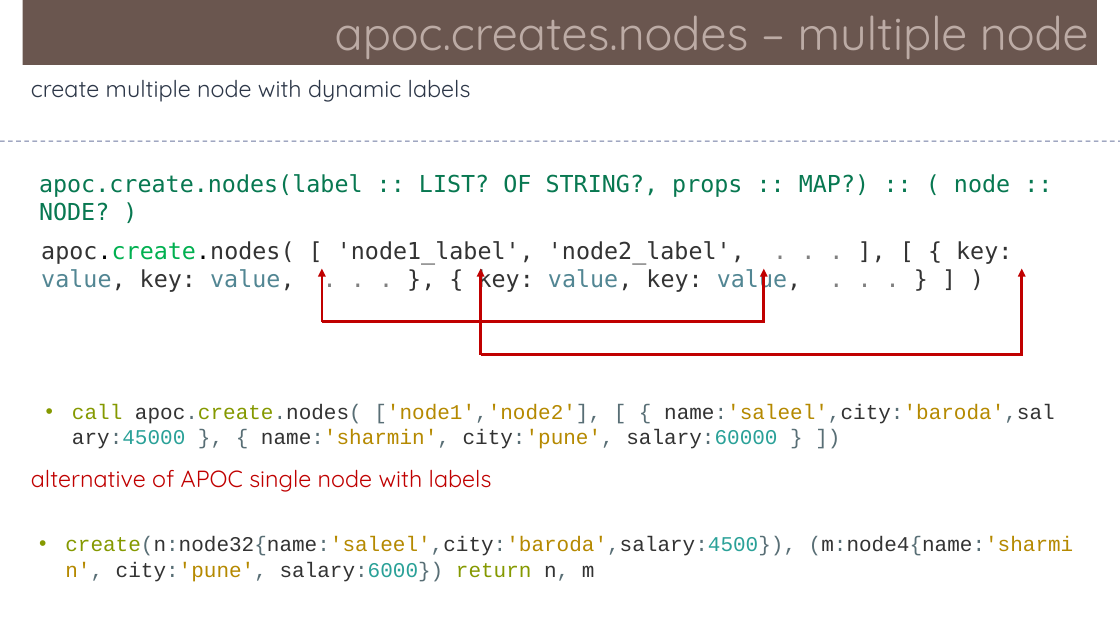
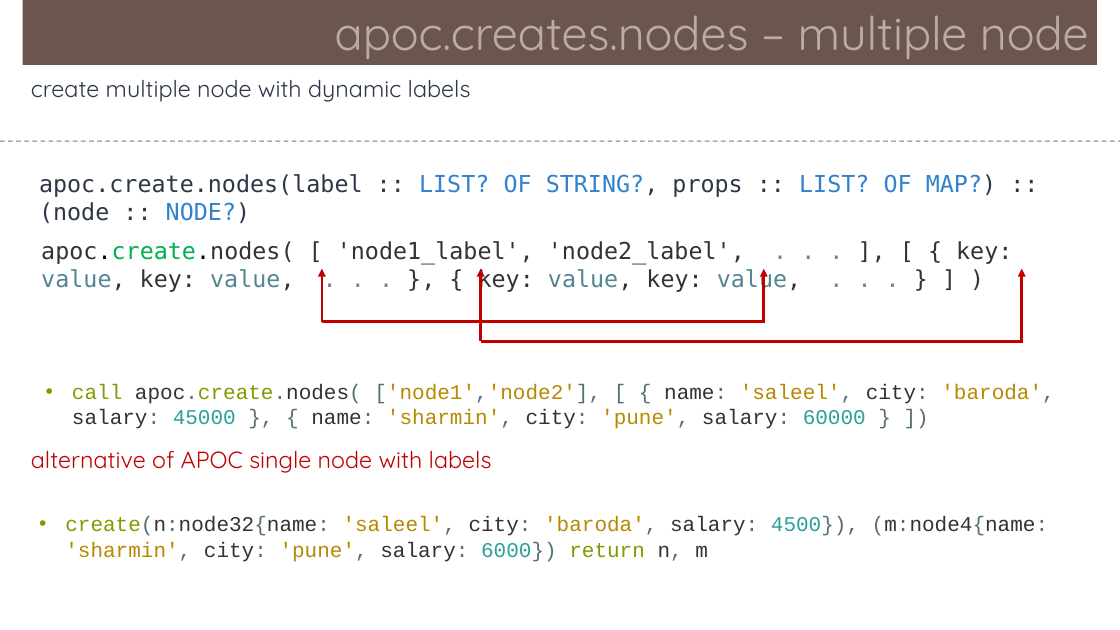
Before and after one commit to Saleel-Bagde/PPT-s, a slide deck: slide 35 of Neo4j.pptx (slide 34 before the commit). Drawn at 1120x630 pixels with LibreOffice and Linux fonts; fonts in the diff are those of the drawing. Boxes give left, top, right and bottom in pixels: in the first picture for what was removed or moved away, otherwise in the second. Text is boxed around its words. In the diff, an @@ line names an element or a change of style, - is before the commit and + after.

```diff
--- a/Neo4j.pptx
+++ b/Neo4j.pptx
@@ text at [39,174,996,223]: text changed; text colour #087851 to #2D3748 @@
-apoc.create.nodes(label :: LIST? OF STRING?, props :: MAP?) :: ( node :: NODE? )
+apoc.create.nodes(label :: LIST? OF STRING?, props :: LIST? OF MAP?) :: (node :: NODE?)
@@ arrow moved from (481, 269) - (481, 355) to (481, 269) - (481, 341) @@
@@ arrow moved from (1022, 269) - (1022, 355) to (1022, 269) - (1022, 341) @@
@@ line moved from (481, 355) - (1023, 355) to (481, 341) - (1023, 341) @@
@@ text at [72,384,1054,429]: spaces changed @@
-• call apoc.create.nodes( ['node1','node2'], [ { name:'saleel',city:'baroda',salary:45000 }, { name:'sharmin', city:'pune', salary:60000 } ])
+• call apoc.create.nodes( ['node1','node2'], [ { name: 'saleel', city: 'baroda', salary: 45000 }, { name: 'sharmin', city: 'pune', salary: 60000 } ])
@@ text "alternative of APOC single node ...": place and size @@
-text "alternative of APOC single node ..." at [31,469,492,492]
+text "alternative of APOC single node ..." at [31,450,492,473]
@@ text at [65,517,1048,562]: spaces changed @@
-• create(n:node32{name:'saleel',city:'baroda',salary:4500}), (m:node4{name:'sharmin', city:'pune', salary:6000}) return n, m
+• create(n:node32{name: 'saleel', city: 'baroda', salary: 4500}), (m:node4{name: 'sharmin', city: 'pune', salary: 6000}) return n, m
```
Also in this commit, not shown: 1 other slide changed, 1 slide added.
